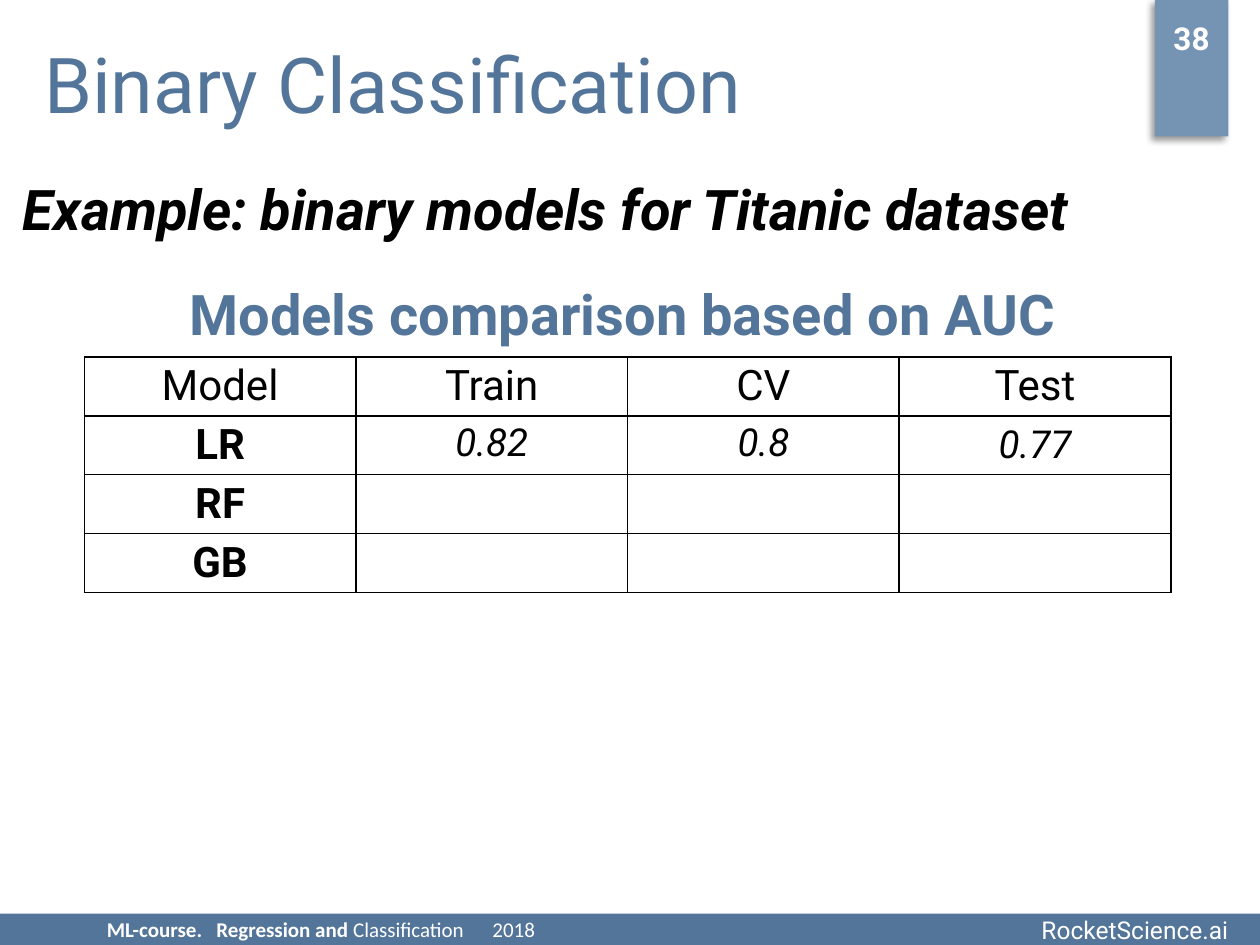
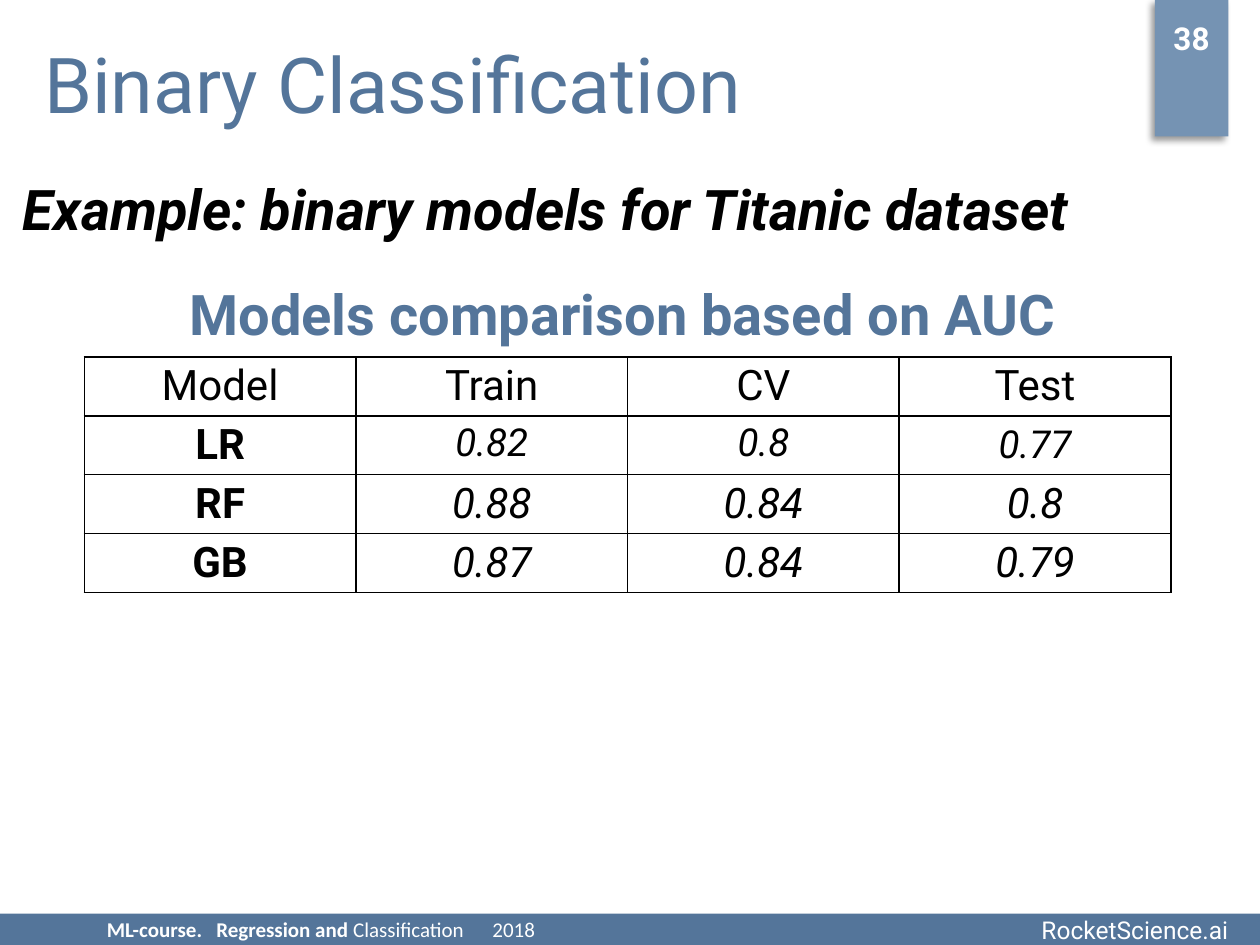
Before and after one commit to rjaffk/tensorby, a slide deck: slide 38 of lecture_2/presentation/lecture_2.pptx. Drawn at 1260x945 pixels with LibreOffice and Linux fonts; fonts in the diff are those of the drawing; background and template pictures are left out. Boxes give left, top, right and bottom in pixels: in the first picture for what was removed or moved away, otherwise in the second. Text is boxed around its words. In the diff, an @@ line names an element or a change of style, - is before the commit and + after.

```diff
--- a/lecture_2/presentation/lecture_2.pptx
+++ b/lecture_2/presentation/lecture_2.pptx
@@ table at box(84, 357, 1173, 596) @@
-row 3: RF |  |  | 
+row 3: RF | 0.88 | 0.84 | 0.8
-row 4: GB |  |  | 
+row 4: GB | 0.87 | 0.84 | 0.79
```
Also in this commit, not shown: 3 other files.
